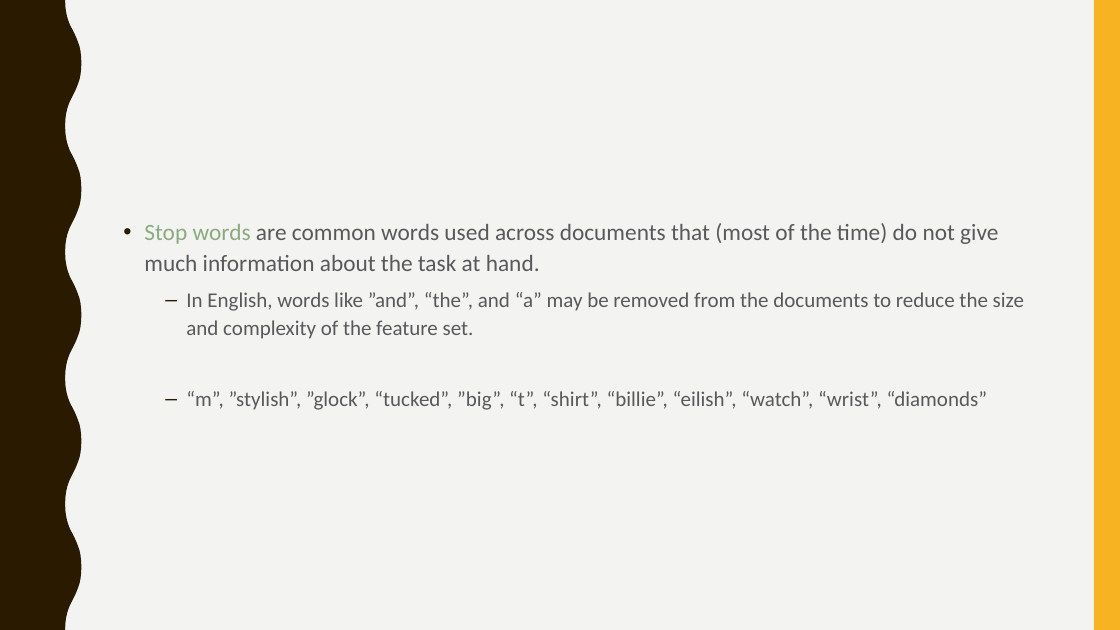
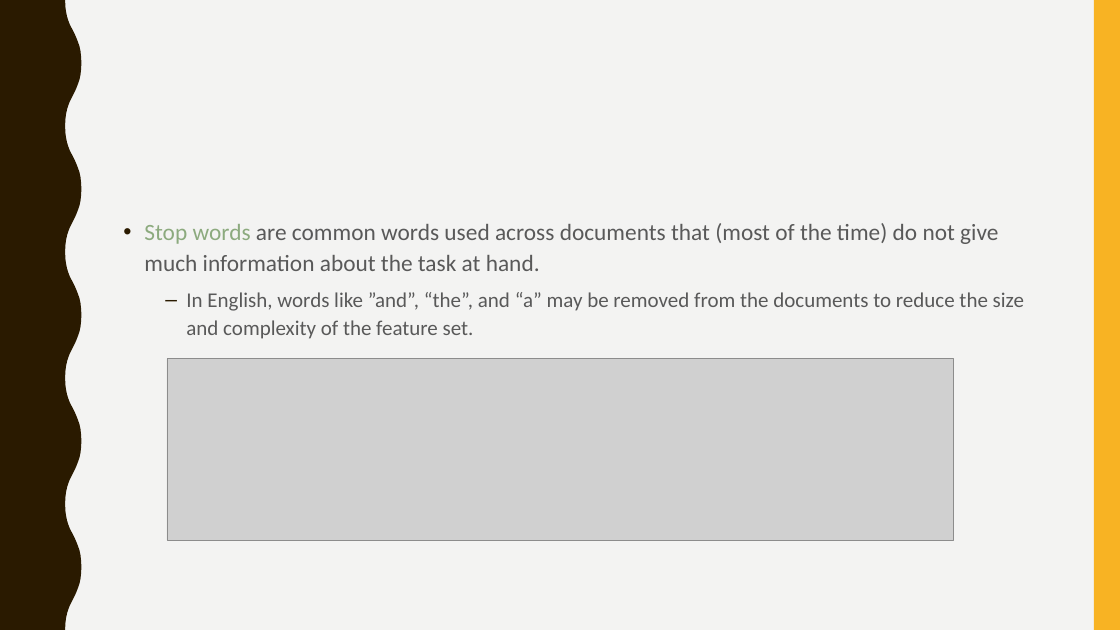
Before and after one commit to svallejovera/cta_updated, a slide deck: slide 16 of slides/3 Tokenization and Word Frequency.pptx (slide 17 before the commit). Drawn at 1120x630 pixels with LibreOffice and Linux fonts; fonts in the diff are those of the drawing; grey boxes stand for pictures. Boxes give left, top, right and bottom in pixels: in the first picture for what was removed or moved away, otherwise in the second. Text is boxed around its words. In the diff, an @@ line names an element or a change of style, - is before the commit and + after.

```diff
--- a/slides/3 Tokenization and Word Frequency.pptx
+++ b/slides/3 Tokenization and Word Frequency.pptx
@@ picture added at <box>167,359,954,540</box> @@
@@ text at <box>186,391,988,410</box>: paragraph removed @@
-  – “m”, ”stylish”, ”glock”, “tucked”, ”big”, “t”, “shirt”, “billie”, “eilish”, “watch”, “wrist”, “diamonds”
```
Also in this commit, not shown: 6 other slides changed, 1 slide added, 1 slide removed, 1 other file.
